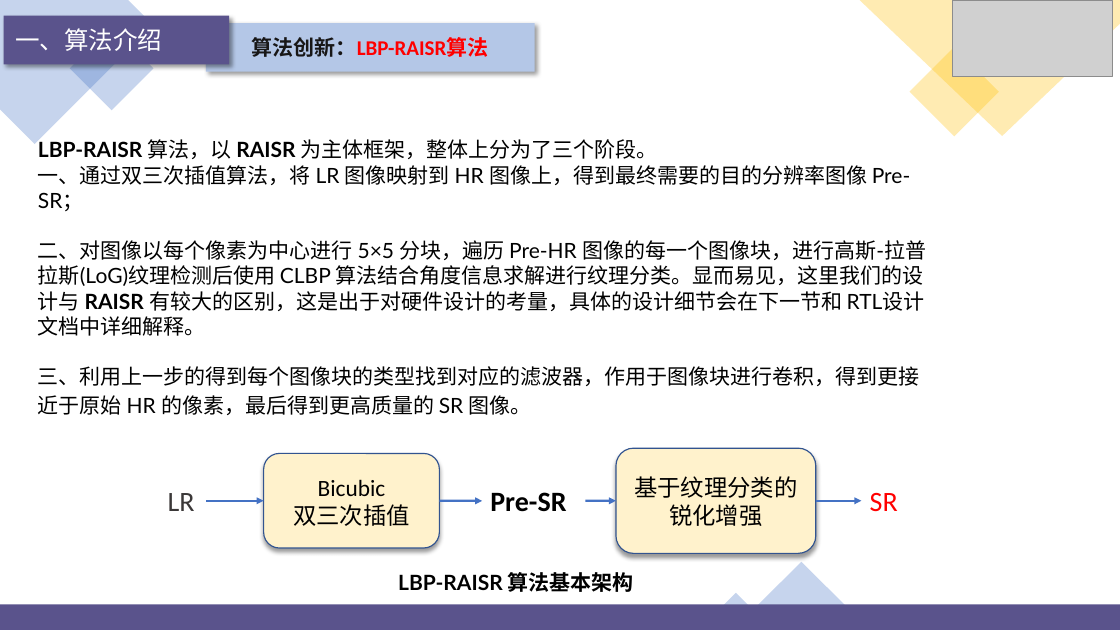
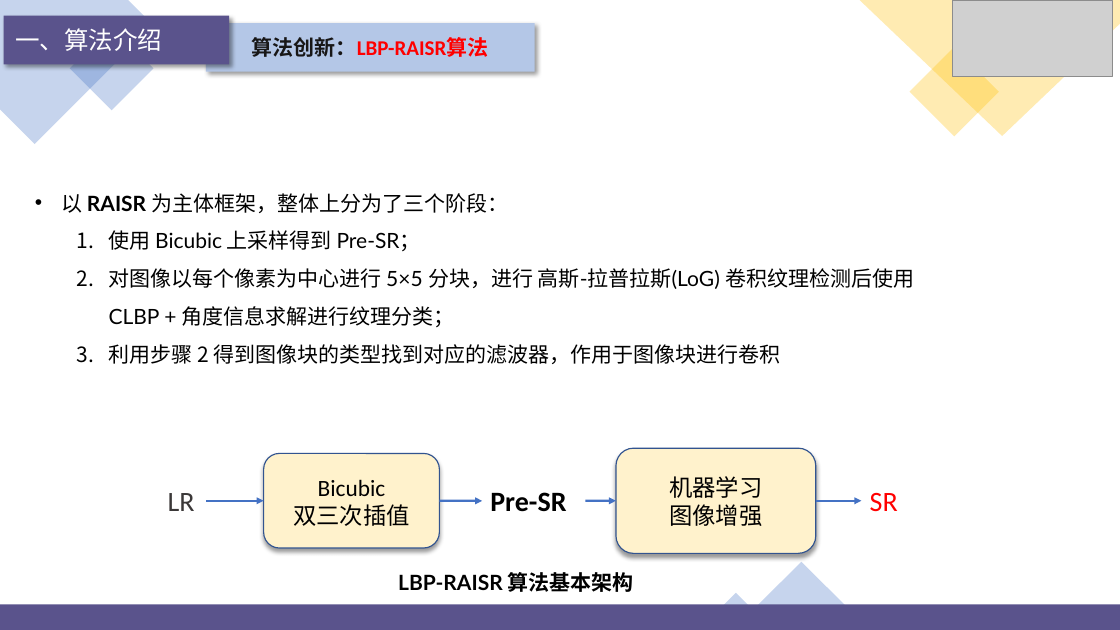
Before and after one commit to jjyy-Huang/LoG-UTE-RAISR-Doc, a slide deck: slide 4 of presentation/PPT.pptx. Drawn at 1120x630 pixels with LibreOffice and Linux fonts; fonts in the diff are those of the drawing; grey boxes stand for pictures; background and template pictures are left out. Boxes give left, top, right and bottom in pixels: in the first picture for what was removed or moved away, otherwise in the second. Text is boxed around its words. In the diff, an @@ line names an element or a change of style, - is before the commit and + after.

```diff
--- a/presentation/PPT.pptx
+++ b/presentation/PPT.pptx
@@ text at box(61, 193, 914, 364): text changed @@
-LBP-RAISR 算法，以 RAISR 为主体框架，整体上分为了三个阶段。
-一、通过双三次插值算法，将 LR 图像映射到 HR 图像上，得到最终需要的目的分辨率图像 Pre-SR；
-二、对图像以每个像素为中心进行 5×5 分块，遍历 Pre-HR 图像的每一个图像块，进行高斯-拉普拉斯(LoG)纹理检测后使用 CLBP 算法结合角度信息求解进行纹理分类。显而易见，这里我们的设计与 RAISR 有较大的区别，这是出于对硬件设计的考量，具体的设计细节会在下一节和 RTL设计文档中详细解释。
-三、利用上一步的得到每个图像块的类型找到对应的滤波器，作用于图像块进行卷积，得到更接近于原始 HR 的像素，最后得到更高质量的 SR 图像。架构
+• 以 RAISR 为主体框架，整体上分为了三个阶段：
+  1. 使用 Bicubic 上采样得到 Pre-SR；
+  2. 对图像以每个像素为中心进行 5×5 分块，进行 高斯-拉普拉斯(LoG) 卷积纹理检测后使用 CLBP + 角度信息求解进行纹理分类；
+  3. 利用步骤 2 得到图像块的类型找到对应的滤波器，作用于图像块进行卷积
@@ text in rounded rectangle at box(669, 476, 762, 526): text changed @@
-基于纹理分类的锐化增强
+机器学习
+图像增强
```
Also in this commit, not shown: 2 other slides changed.
